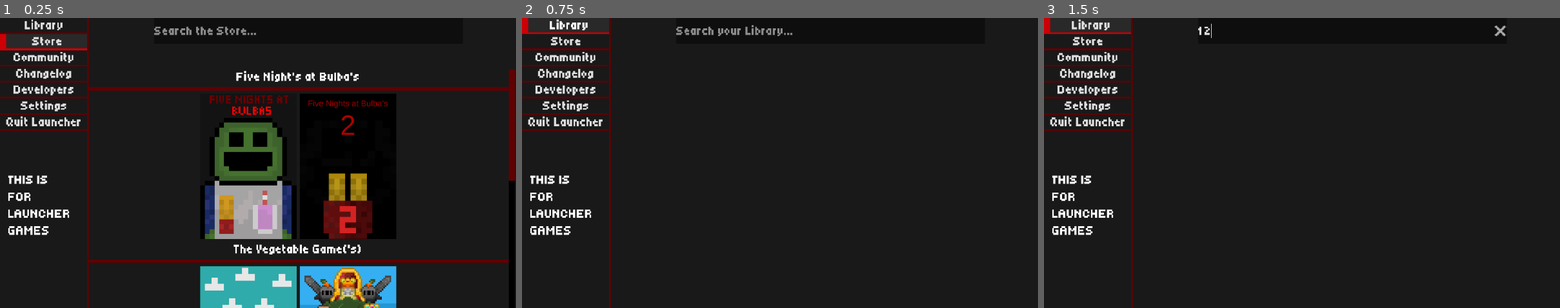
Above: before the commit, frames 1-3 (left to right).
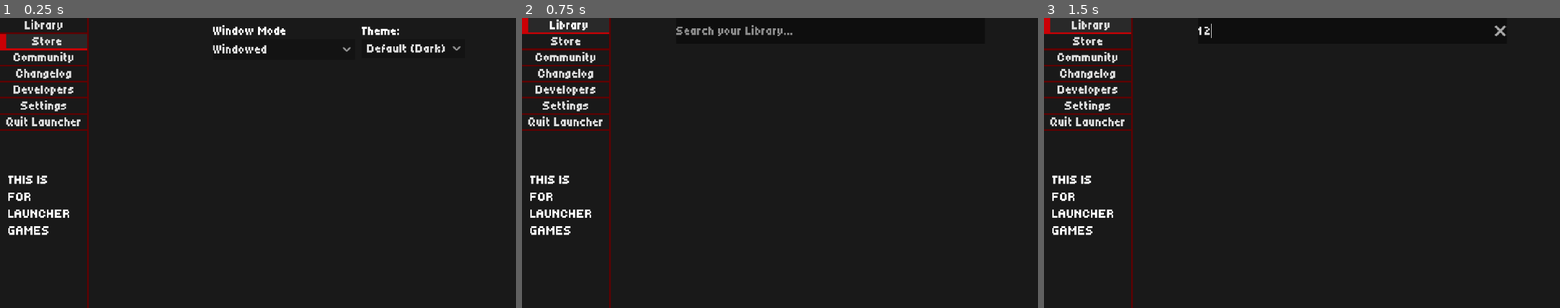
Above: after the commit, the same moments.

Repository: Workaholic-Games/Ambition-Launcher
Game: Godot game, scene res://entites/main/main.tscn
Same seed, same stepped clock (60 frames per second), same inputs: the game is played once before the commit and once after it.
Inputs (mouse positions are in pixels of both pictures, inside the frame that each line leads up to):
- Up to frame 1 (0.25 s): no input
- Up to frame 2 (0.75 s): click "Library" at 0.5 s
- Up to frame 3 (1.5 s): click (1353, 29) at 1.27 s; type "12" at 1.35 s

The runs differ from the first frame. In frame 1, 24% of the frame differs, in the area x 17-100%, y 2-100%; in frame 2, nothing differs; in frame 3, nothing differs.

Commit message:
More Theme Stuff

Diff:
--- a/entites/main/main.tscn
+++ b/entites/main/main.tscn
@@ -145,6 +145,7 @@
 text = "Store"
 
 [node name="Store" type="Control" parent="Panel/Tabs/Buttons/Store" unique_id=2112552624 node_paths=PackedStringArray("items")]
+visible = false
 anchors_preset = 0
 offset_top = -20.0
 offset_right = 40.0
@@ -573,7 +574,6 @@
 text = "Settings"
 
 [node name="Settings" type="Control" parent="Panel/Tabs/Buttons/Settings" unique_id=841640467]
-visible = false
 anchors_preset = 0
 offset_top = -80.0
 offset_right = 40.0
--- a/themes/default_dark_theme.tres
+++ b/themes/default_dark_theme.tres
@@ -38,8 +38,23 @@
 [sub_resource type="StyleBoxFlat" id="StyleBoxFlat_otj2g"]
 bg_color = Color(0.05490196, 0.05490196, 0.05490196, 1)
 
+[sub_resource type="StyleBoxFlat" id="StyleBoxFlat_4xu5d"]
+bg_color = Color(0.11858138, 0.11858138, 0.11858138, 1)
+
+[sub_resource type="StyleBoxFlat" id="StyleBoxFlat_4k1lq"]
+bg_color = Color(0.07450981, 0.07450981, 0.07450981, 1)
+
+[sub_resource type="StyleBoxFlat" id="StyleBoxFlat_yjti2"]
+bg_color = Color(0.11764706, 0.11764706, 0.11764706, 1)
+
 [sub_resource type="StyleBoxFlat" id="StyleBoxFlat_ogguv"]
 bg_color = Color(0.09803922, 0.09803922, 0.09803922, 1)
+
+[sub_resource type="StyleBoxFlat" id="StyleBoxFlat_2nlnu"]
+bg_color = Color(0.0885599, 0.0885599, 0.0885599, 1)
+
+[sub_resource type="StyleBoxFlat" id="StyleBoxFlat_dh3ls"]
+bg_color = Color(0.07450981, 0.07450981, 0.07450981, 1)
 
 [sub_resource type="StyleBoxFlat" id="StyleBoxFlat_j0g8s"]
 bg_color = Color(0.15294118, 0.15294118, 0.15294118, 1)
@@ -97,7 +112,17 @@
 Line/styles/panel = SubResource("StyleBoxFlat_xvamo")
 LineEdit/styles/focus = SubResource("StyleBoxEmpty_ogguv")
 LineEdit/styles/normal = SubResource("StyleBoxFlat_otj2g")
+OptionButton/colors/font_color = Color(0.8745098, 0.8745098, 0.8745098, 1)
+OptionButton/colors/font_hover_color = Color(0.8745098, 0.8745098, 0.8745098, 1)
+OptionButton/colors/font_pressed_color = Color(0.8745098, 0.8745098, 0.8745098, 1)
+OptionButton/styles/hover = SubResource("StyleBoxFlat_4xu5d")
+OptionButton/styles/normal = SubResource("StyleBoxFlat_4k1lq")
+OptionButton/styles/pressed = SubResource("StyleBoxFlat_yjti2")
 Panel/styles/panel = SubResource("StyleBoxFlat_ogguv")
+PopupMenu/colors/font_color = Color(0.8745098, 0.8745098, 0.8745098, 1)
+PopupMenu/colors/font_hover_color = Color(0.8745098, 0.8745098, 0.8745098, 1)
+PopupMenu/styles/hover = SubResource("StyleBoxFlat_2nlnu")
+PopupMenu/styles/panel = SubResource("StyleBoxFlat_dh3ls")
 RichTextLabel/colors/default_color = Color(0.69803923, 0.69803923, 0.69803923, 1)
 RichTextLabel/styles/normal = SubResource("StyleBoxFlat_j0g8s")
 Store_Page/base_type = &"Label"
--- a/themes/default_light_theme.tres
+++ b/themes/default_light_theme.tres
@@ -8,7 +8,7 @@
 border_color = Color(0.15249151, 0.49447626, 0.68883556, 1)
 
 [sub_resource type="StyleBoxFlat" id="StyleBoxFlat_10o2q"]
-bg_color = Color(0.87761533, 0.8776159, 0.8776152, 1)
+bg_color = Color(0.8784314, 0.8784314, 0.8784314, 1)
 border_width_bottom = 2
 border_color = Color(0.21374542, 0.5992646, 0.8294968, 1)
 
@@ -37,6 +37,15 @@
 
 [sub_resource type="StyleBoxFlat" id="StyleBoxFlat_nqxr6"]
 bg_color = Color(0.86898494, 0.86898494, 0.8689847, 1)
+
+[sub_resource type="StyleBoxFlat" id="StyleBoxFlat_bd2bo"]
+bg_color = Color(0.96862745, 0.96862745, 0.96862745, 1)
+
+[sub_resource type="StyleBoxFlat" id="StyleBoxFlat_6ud3o"]
+bg_color = Color(0.8784314, 0.8784314, 0.8784314, 1)
+
+[sub_resource type="StyleBoxFlat" id="StyleBoxFlat_8k5nm"]
+bg_color = Color(0.96862745, 0.96862745, 0.96862745, 1)
 
 [sub_resource type="StyleBoxFlat" id="StyleBoxFlat_ogguv"]
 bg_color = Color(0.9297146, 0.9297147, 0.9297146, 1)
@@ -102,6 +111,9 @@
 OptionButton/colors/font_color = Color(0.07450981, 0.07450981, 0.07450981, 1)
 OptionButton/colors/font_hover_color = Color(0.07450981, 0.07450981, 0.07450981, 1)
 OptionButton/colors/font_pressed_color = Color(0.07450981, 0.07450981, 0.07450981, 1)
+OptionButton/styles/hover = SubResource("StyleBoxFlat_bd2bo")
+OptionButton/styles/normal = SubResource("StyleBoxFlat_6ud3o")
+OptionButton/styles/pressed = SubResource("StyleBoxFlat_8k5nm")
 Panel/styles/panel = SubResource("StyleBoxFlat_ogguv")
 PopupMenu/colors/font_color = Color(0.07450981, 0.07450981, 0.07450981, 1)
 PopupMenu/colors/font_hover_color = Color(0.07450981, 0.07450981, 0.07450981, 1)
